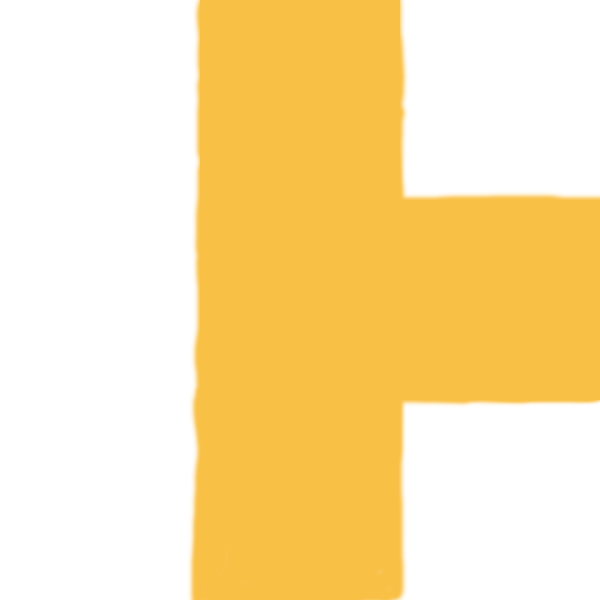
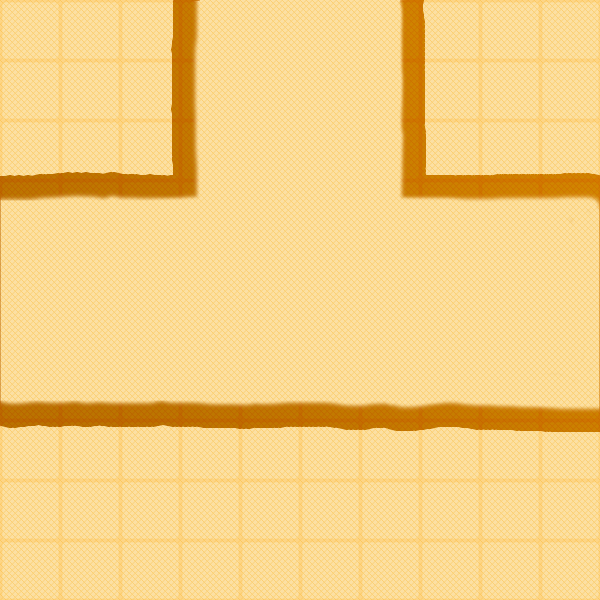
Two versions of the same layered image (600x600). Layer-by-layer changes:
painted on "Layer 2" over [0, 1, 600, 600]
added layer "Layer 4 copy" above "Layer 1" over [0, 0, 600, 600]
showed "Layer 1" over [0, 0, 600, 600]
